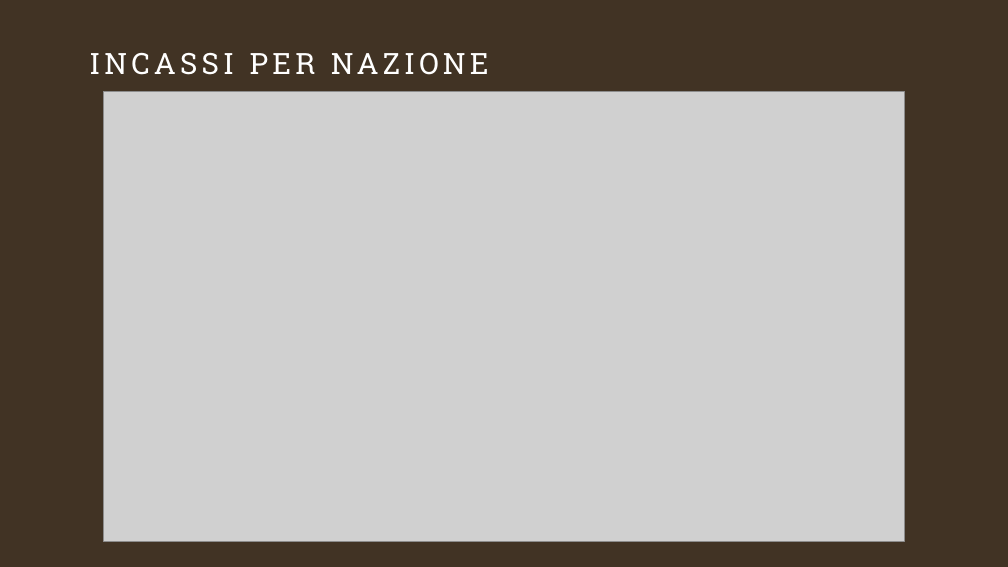
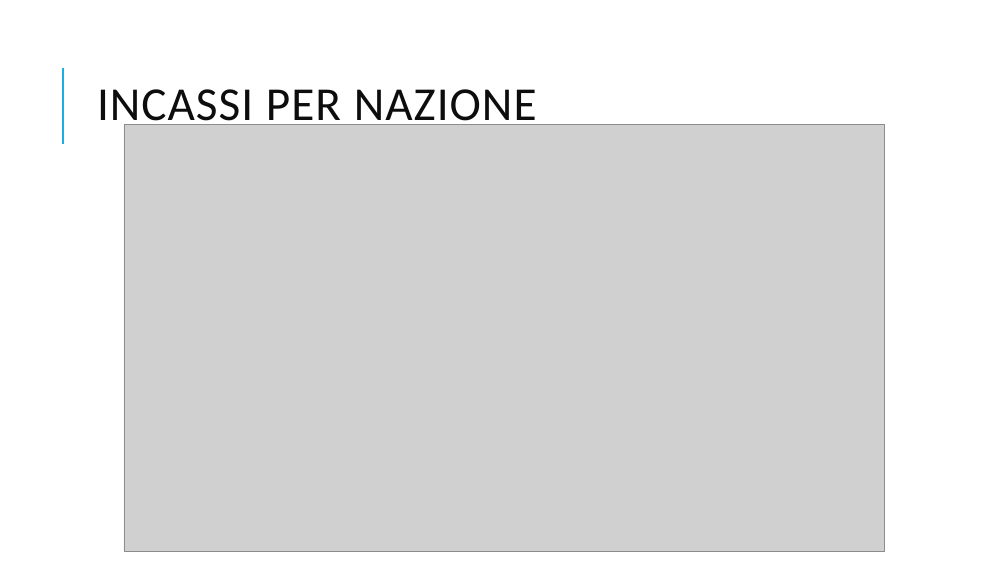
Before and after one commit to GitCass01/italian-cinemas-sciviz, a slide deck: slide 5 of presentazione_davide_carniselli.pptx (slide 4 before the commit). Drawn at 1008x567 pixels with LibreOffice and Linux fonts; fonts in the diff are those of the drawing; grey boxes stand for pictures. Boxes give left, top, right and bottom in pixels: in the first picture for what was removed or moved away, otherwise in the second. Text is boxed around its words. In the diff, an @@ line names an element or a change of style, - is before the commit and + after.

```diff
--- a/presentazione_davide_carniselli.pptx
+++ b/presentazione_davide_carniselli.pptx
@@ background #413324 to #FFFFFF @@
@@ line added from (63, 144) to (63, 68), #1CADE4 1.5 pt @@
@@ title "INCASSI PER NAZIONE" moved from (x1=89, y1=45, x2=919, y2=99) to (x1=97, y1=89, x2=537, y2=133) @@
@@ title "INCASSI PER NAZIONE" at (x1=97, y1=89, x2=537, y2=133): size 28 to 45 pt, font Roboto Slab to Calibri, text colour #FFFFFF to #0D0D0D, letter spacing 4 to 1 pt; line spacing 1 to 0.8; vertical alignment top to middle @@
@@ picture resized from (x1=103, y1=91, x2=904, y2=541) to (x1=124, y1=124, x2=884, y2=551) @@
```
Also in this commit, not shown: 27 other slides changed, 2 slides added, 1 slide removed, 1 other file.
